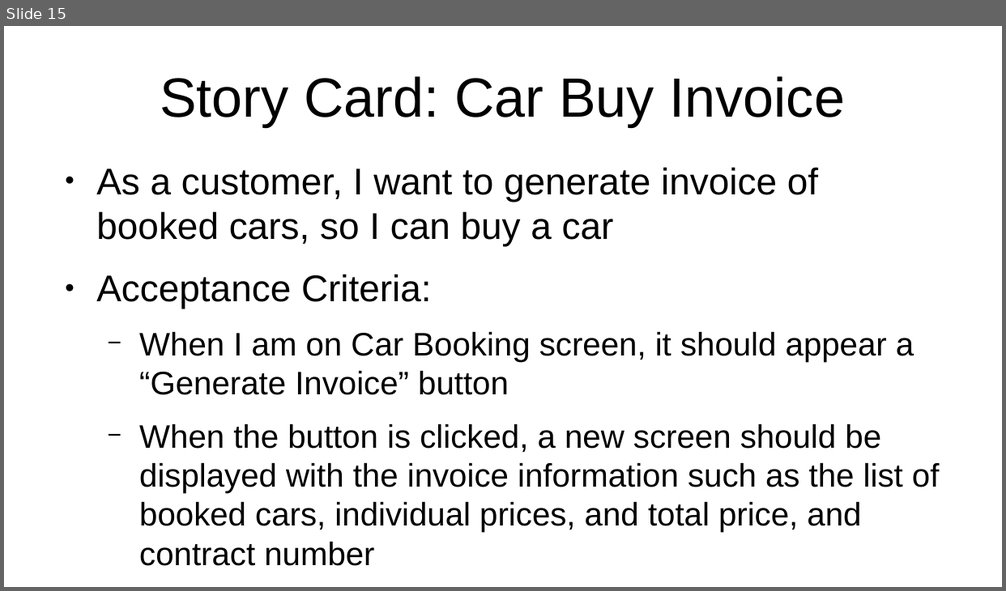
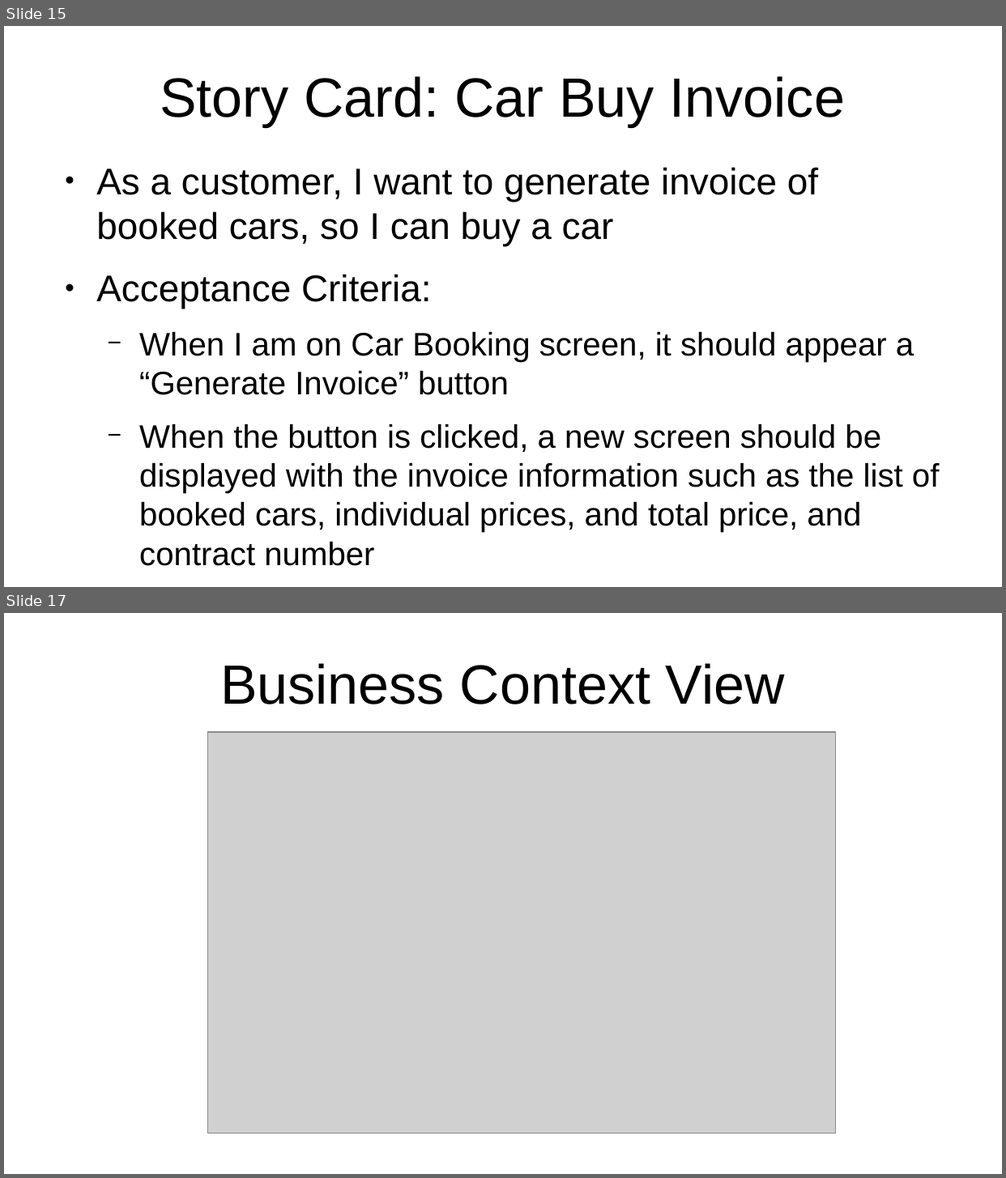
Before and after one commit to al8111/Java-UML-SWT, a slide deck: presentation.odp. Shown one above the other, each under a label of ours: slide 15 before the commit, slides 15 and 17 after it; the slides between them are not shown. The pictures are 1006x591 and 1006x1178 pixels, drawn with LibreOffice and Linux fonts; fonts in the diff are those of the drawing; grey boxes stand for pictures. Boxes give left, top, right and bottom in pixels: in the first picture for what was removed or moved away, otherwise in the second. Text is boxed around its words. In the diff, an @@ line names an element or a change of style, - is before the commit and + after.

Commit message:
doc: create technical and business context view 2

```diff
--- a/presentation.odp
+++ b/presentation.odp
@@ slide 17 added at bbox=[4, 613, 1002, 1174], background #FFFFFF @@
@@ title added at bbox=[220, 663, 785, 705], 44 pt, text #000000 @@
+Business Context View
@@ picture added at bbox=[208, 733, 836, 1134] @@
```
Also in this commit, not shown: 1 other slide added.
